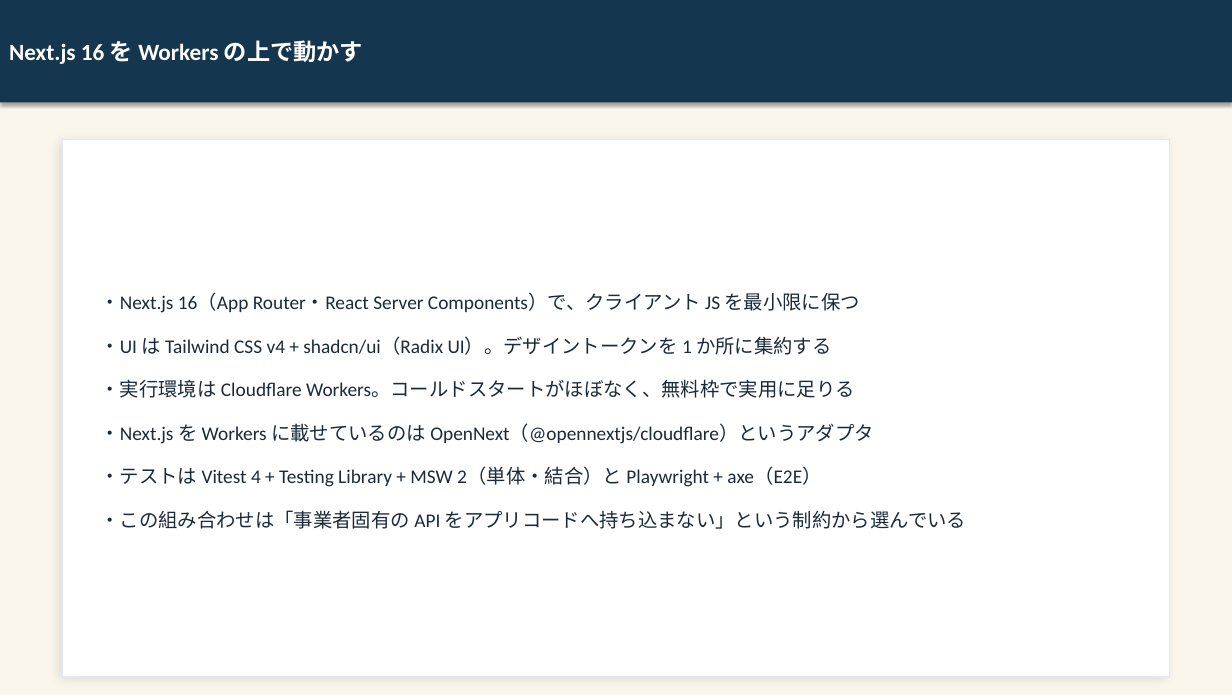
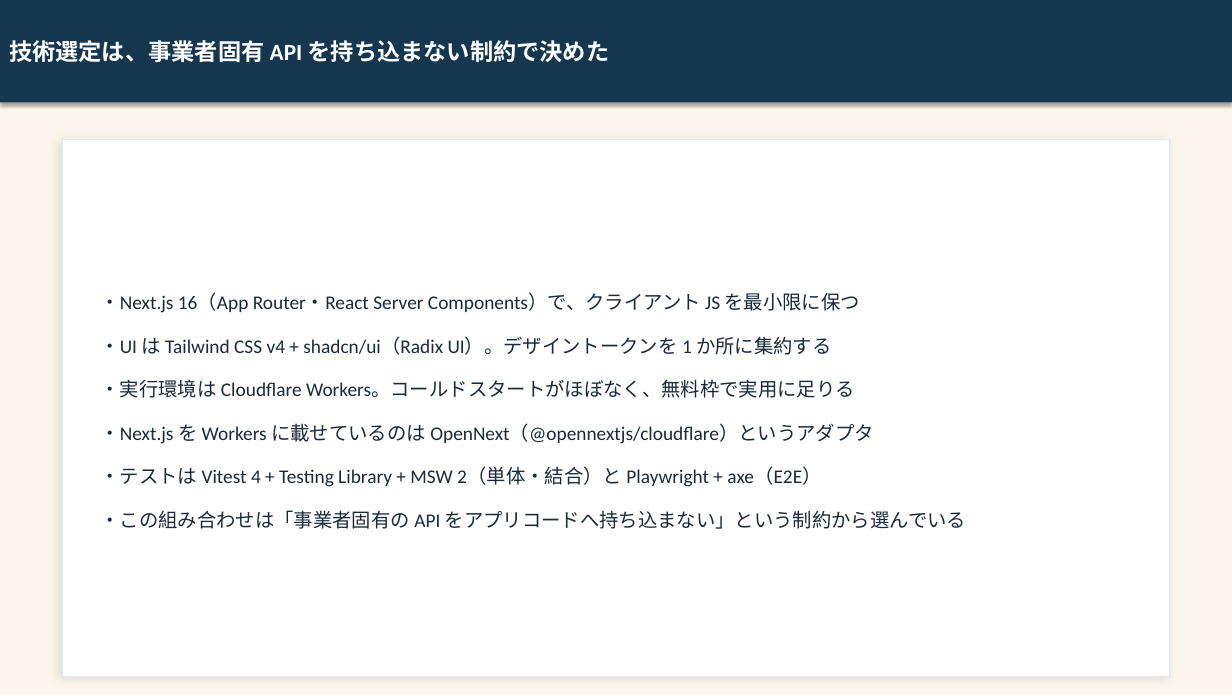
Before and after one commit to kai-kou/gem-hunter, a slide deck: slide 9 of content/slides/project-explanation-20260822/output/gem-hunter_text.pptx. Drawn at 1232x695 pixels with LibreOffice and Linux fonts; fonts in the diff are those of the drawing. Boxes give left, top, right and bottom in pixels: in the first picture for what was removed or moved away, otherwise in the second. Text is boxed around its words. In the diff, an @@ line names an element or a change of style, - is before the commit and + after.

```diff
--- a/content/slides/project-explanation-20260822/output/gem-hunter_text.pptx
+++ b/content/slides/project-explanation-20260822/output/gem-hunter_text.pptx
@@ text in rectangle at <box>9,40,610,62</box>: text changed @@
-Next.js 16 を Workers の上で動かす
+技術選定は、事業者固有 API を持ち込まない制約で決めた
```
Also in this commit, not shown: 5 other slides changed, 10 other files.
